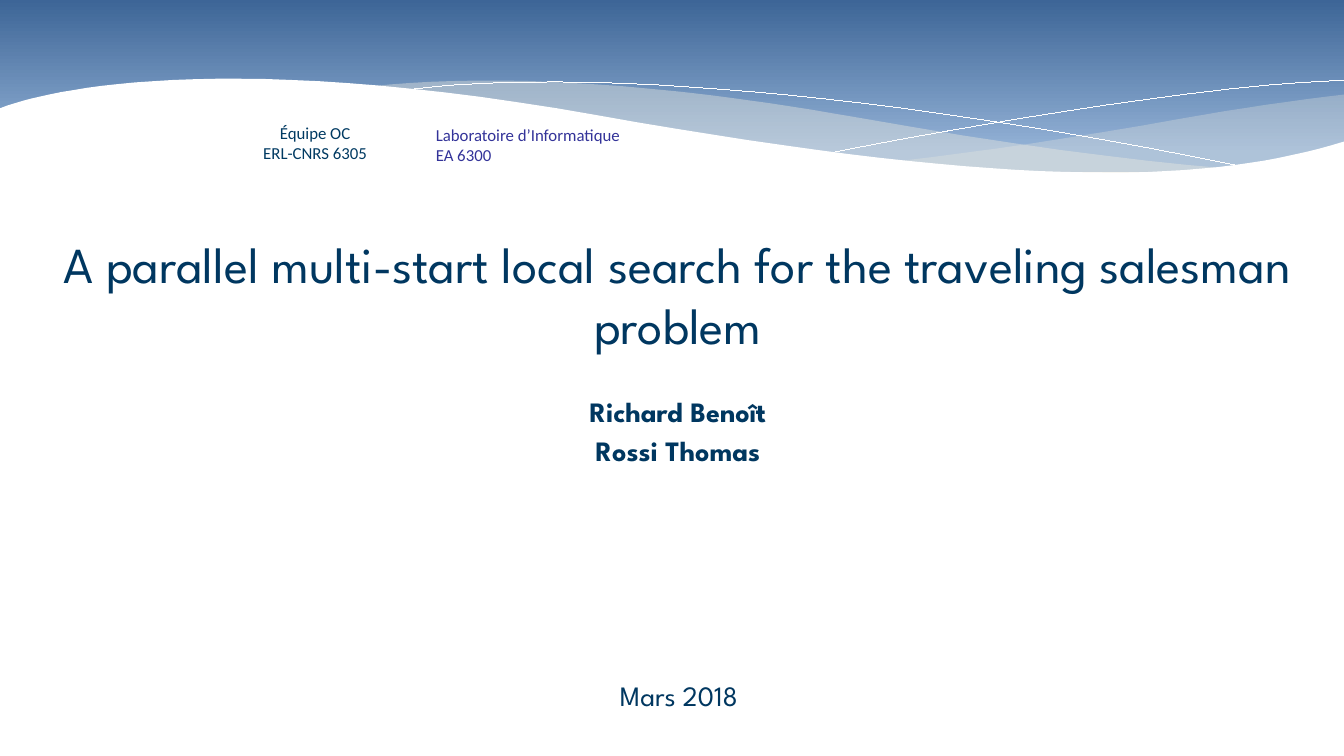
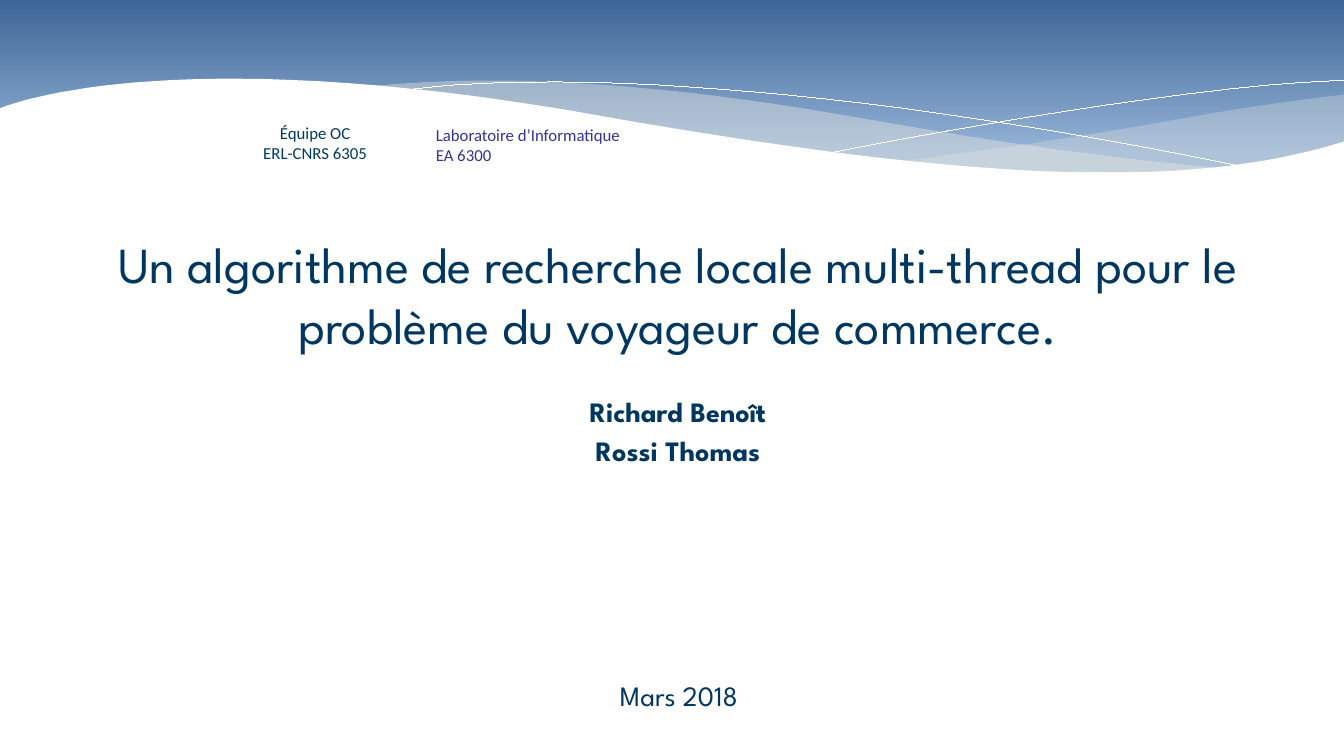
Before and after one commit to T0mat1/ASR_TSP, a slide deck: slide 1 of presentation.pptx. Drawn at 1344x756 pixels with LibreOffice and Linux fonts; fonts in the diff are those of the drawing; background and template pictures are left out. Boxes give left, top, right and bottom in pixels: in the first picture for what was removed or moved away, otherwise in the second. Text is boxed around its words. In the diff, an @@ line names an element or a change of style, - is before the commit and + after.

Commit message:
pptx

```diff
--- a/presentation.pptx
+++ b/presentation.pptx
@@ text at bbox=[118, 248, 1238, 355]: text changed @@
-A parallel multi-start local search for the traveling salesman problem
+Un algorithme de recherche locale multi-thread pour le problème du voyageur de commerce.
```
Also in this commit, not shown: 1 other slide changed.
